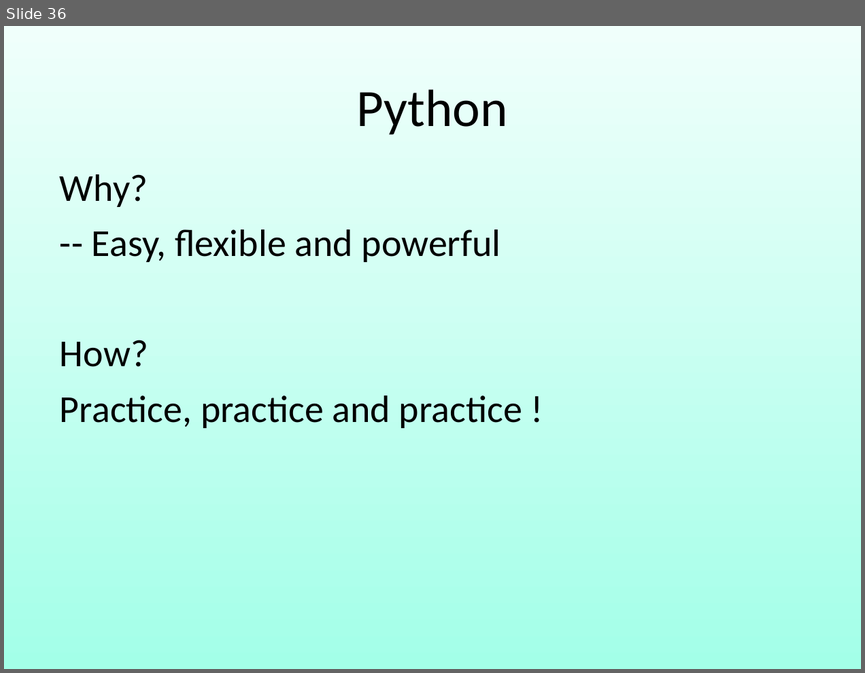
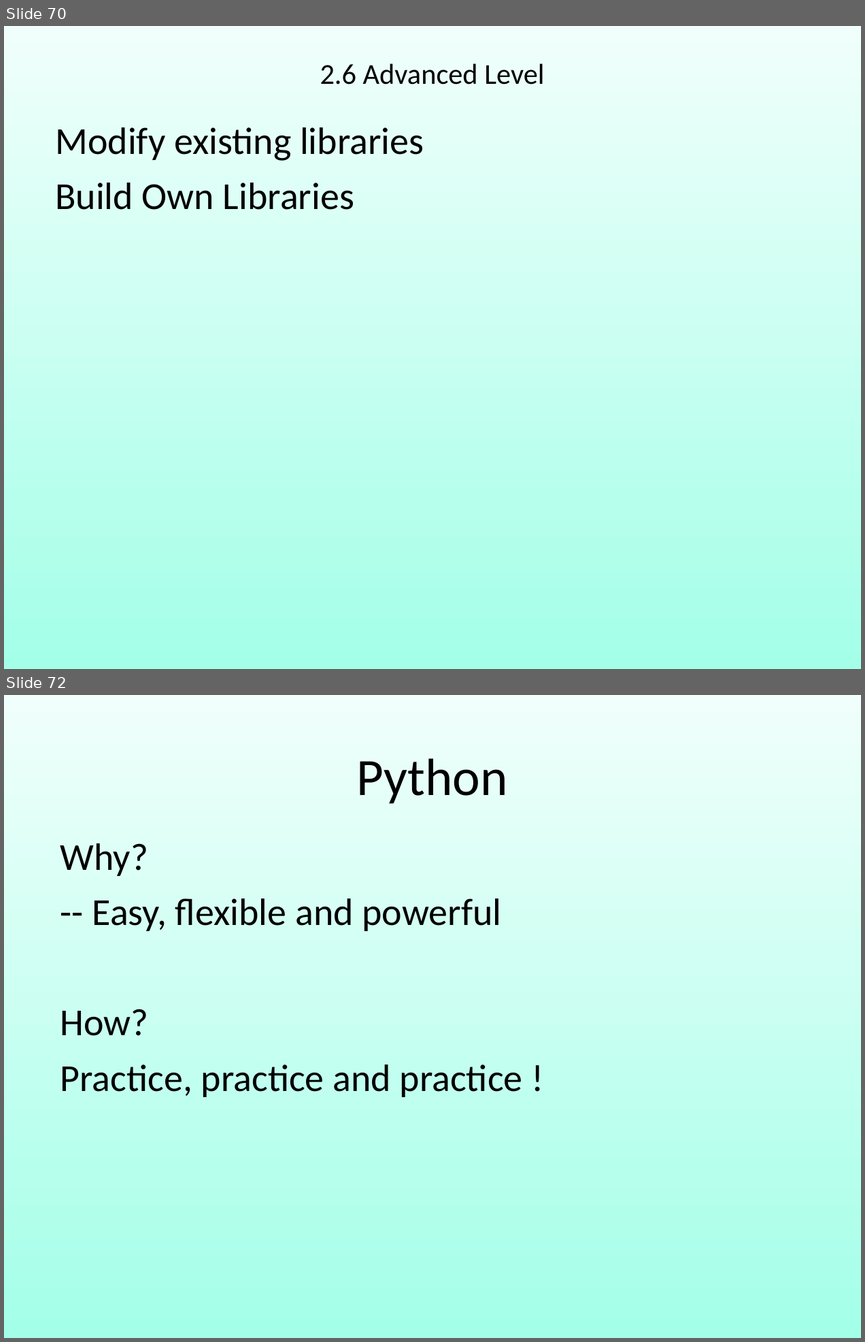
Before and after one commit to robin3795/Data, a slide deck: 2018_1.ppt. Shown one above the other, each under a label of ours: slide 36 before the commit, slides 70 and 72 after it; the slides between them are not shown. The pictures are 865x673 and 865x1342 pixels, drawn with LibreOffice and Linux fonts; fonts in the diff are those of the drawing. Boxes give left, top, right and bottom in pixels: in the first picture for what was removed or moved away, otherwise in the second. Text is boxed around its words. In the diff, an @@ line names an element or a change of style, - is before the commit and + after.

```diff
--- a/2018_1.ppt
+++ b/2018_1.ppt
@@ slide 70 added at box(4, 26, 861, 669), background gradient #F0FFFB to #A3FFE8 @@
@@ free added at box(47, 52, 818, 101), 24.2 pt, text #000000 @@
+2.6 Advanced Level
@@ free added at box(41, 112, 818, 631), 32 pt, text #000000 @@
+Modify existing libraries
+Build Own Libraries
@@ what was slide 36 is now slide 72 @@
```
Also in this commit, not shown: 10 slides changed, 38 other slides added, 2 slides removed.
